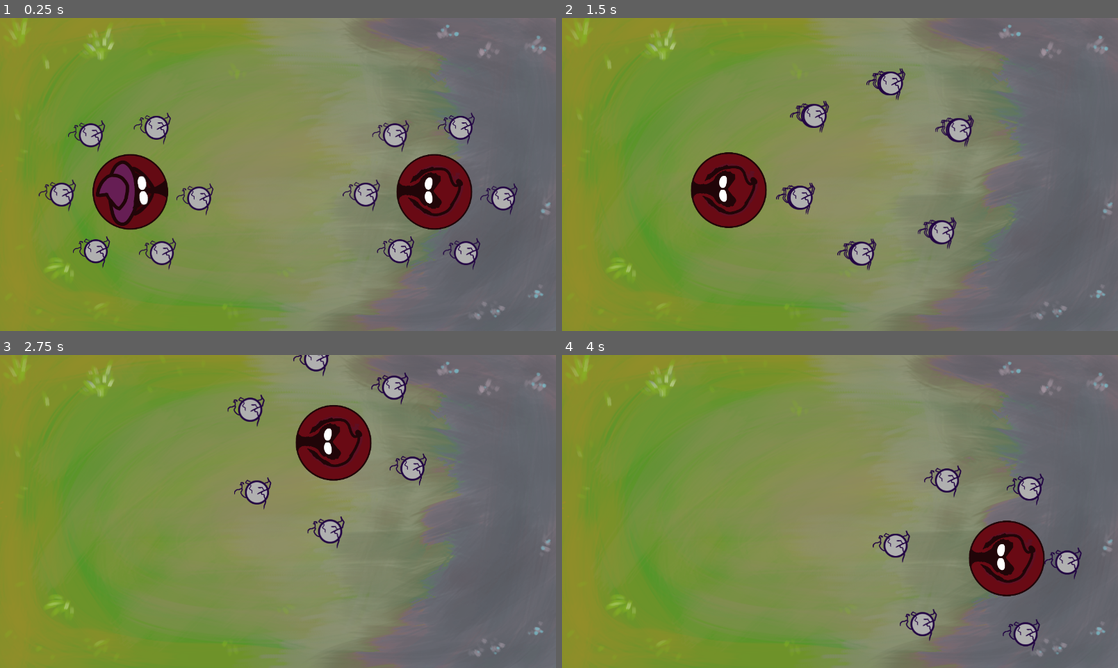
Above: before the commit, frames 1-4 (two rows, left to right).
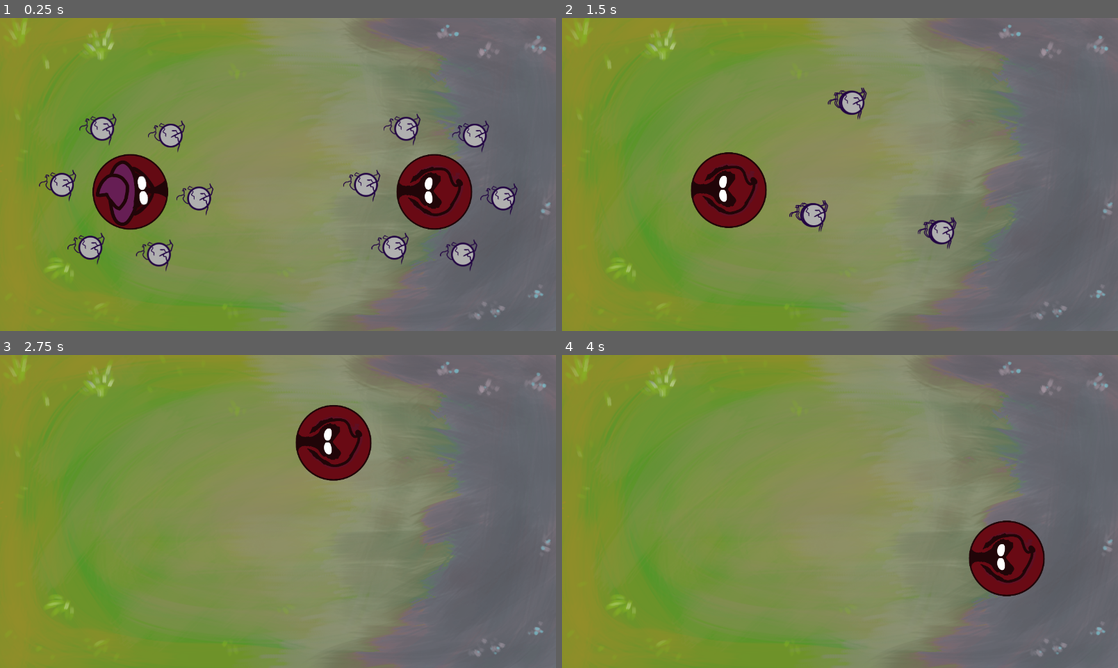
Above: after the commit, the same moments.

Repository: Erinaaaaaaa/Summoners-of-Buge
Game: Godot game, scene res://scenes/test_scene.tscn
The game is run twice, just before and just after one commit, with the same random seed, the same clock (stepped at 60 frames per second) and the same inputs.
Inputs (mouse positions are in pixels of both pictures, inside the frame that each line leads up to):
- Up to frame 1 (0.25 s): no input
- Up to frame 2 (1.5 s): move the mouse to (962, 158) at 0.52 s; click (962, 158) at 0.67 s; move the mouse to (728, 190) at 1.27 s; click (728, 190) at 1.42 s
- Up to frame 3 (2.75 s): move the mouse to (333, 442) at 2.02 s; click (333, 442) at 2.17 s
- Up to frame 4 (4 s): move the mouse to (812, 574) at 2.77 s; click (812, 574) at 2.92 s; move the mouse to (1006, 558) at 3.52 s; click (1006, 558) at 3.67 s

The runs differ from the first frame. In frame 1, 4.1% of the frame differs, in the area x 6-88%, y 30-81%; in frame 2, 2.6%; in frame 3, 1.9%; in frame 4, 2.0%.

Commit message:
fix mana orb positions

Diff:
--- a/entities/wizard.gd
+++ b/entities/wizard.gd
@@ -59,6 +59,7 @@
 	# Mouse in viewport coordinates.
 	if event is InputEventMouseButton:
 		global_position= event.position
+		mana -=1
 		print("Mouse Click/Unclick at: ", event.position)
 
 func control_player():
@@ -113,7 +114,7 @@
 	for m in range(max_mana) :
 		if m <= mana-1 :
 			mana_display_instances[m].visible = true
-			mana_display_instances[m].global_position = lerp(mana_display_instances[m].global_position,circle_around(global_position,200,(m+1/max_mana)+animation_time*0.01),0.1)
+			mana_display_instances[m].global_position = lerp(mana_display_instances[m].global_position,circle_around(global_position,200,((m*PI*2)/mana)+animation_time*0.01),0.1)
 
 		else:
 			mana_display_instances[m].visible = false
